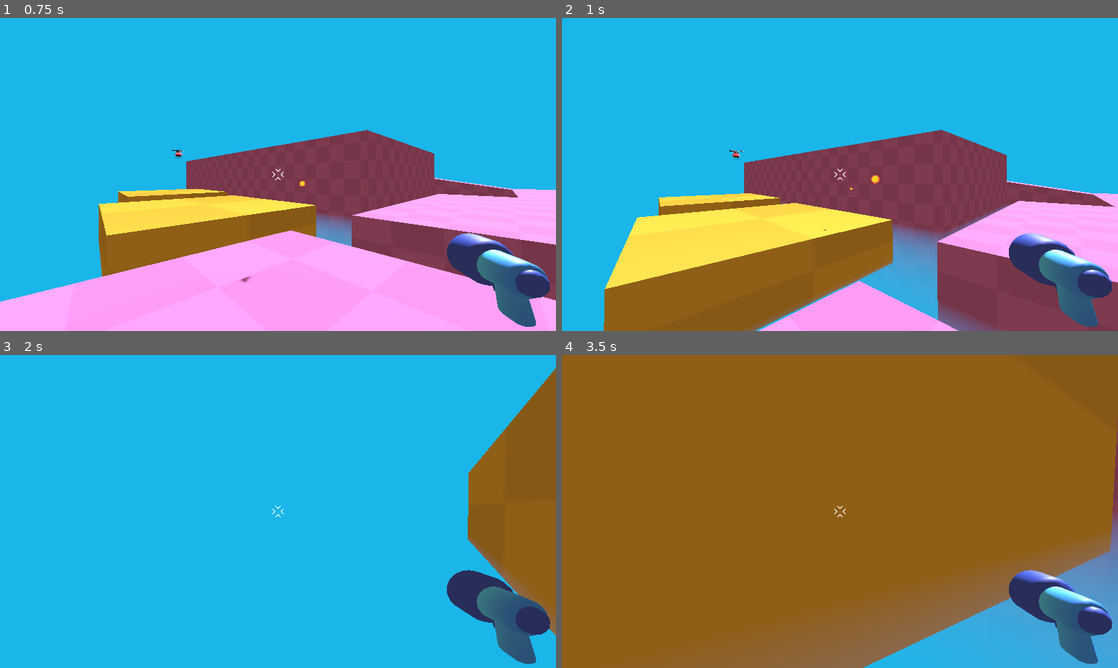
Above: before the commit, frames 1-4 (two rows, left to right).
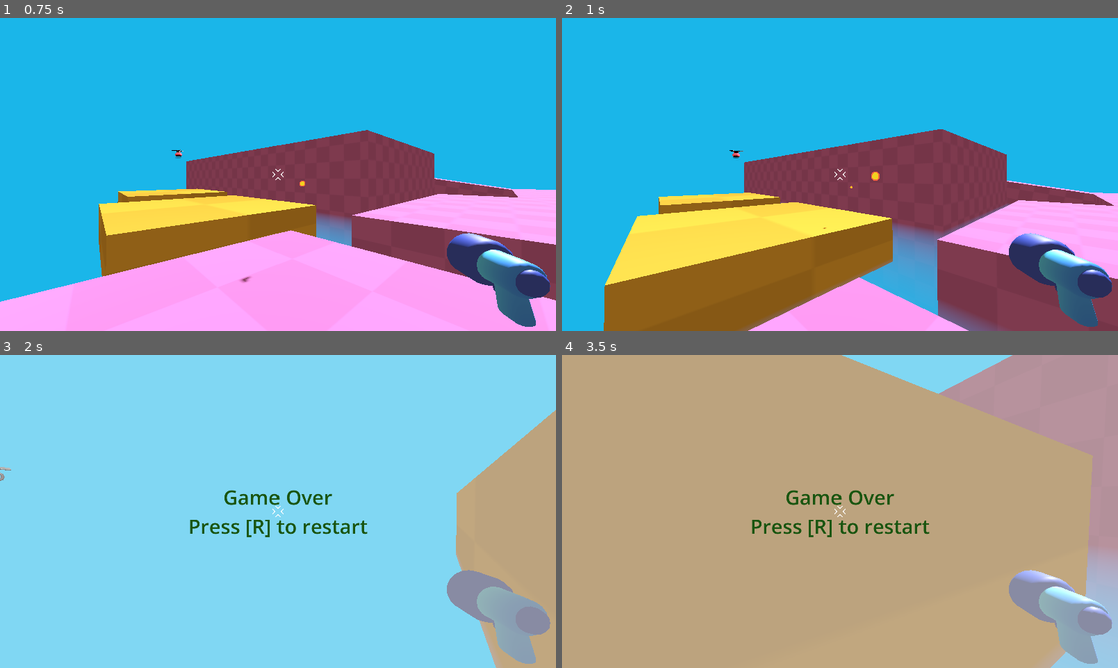
Above: after the commit, the same moments.

Repository: YvanDesPatates/Jelly_Belly_3D
Game: Godot game, scene res://level/game.tscn
Same seed, same stepped clock (60 frames per second), same inputs: the game is played once before the commit and once after it.
Inputs (mouse positions are in pixels of both pictures, inside the frame that each line leads up to):
- Up to frame 1 (0.75 s): move the mouse to (305, 174) at 0.52 s; press the mouse at (305, 174) at 0.53 s; hold W (move_forward) from 0.53 s (still down)
- Up to frame 2 (1 s): keep holding W (move_forward); tap Space (jump) at 0.77 s
- Up to frame 3 (2 s): keep holding W (move_forward); move the mouse to (250, 511) at 1.27 s; release the mouse at (250, 511) at 1.28 s; click (250, 511) at 1.35 s; tap Space (jump) at 1.52 s
- Up to frame 4 (3.5 s): keep holding W (move_forward); tap R (restart) at 2 s; move the mouse to (851, 505) at 2.02 s; press the mouse at (851, 505) at 2.03 s; move the mouse to (834, 517) at 2.77 s; release the mouse at (834, 517) at 2.78 s; click (834, 517) at 2.85 s; tap Space (jump) at 3.02 s

Frame 1 is identical in both runs. In frame 2, 1.7% of the frame differs, in the area x 7-100%, y 35-100%; in frame 3, 100%, in the area x 0-100%, y 0-100%; in frame 4, 100%.

Commit message:
enemies kick player back

Diff:
--- a/level/game.tscn
+++ b/level/game.tscn
@@ -305,6 +305,8 @@
 horizontal_alignment = 1
 
 [node name="EndZonePlayerKillerArea3D" type="Area3D" parent="." unique_id=2001198029]
+collision_layer = 0
+collision_mask = 2
 script = ExtResource("7_8jqrf")
 
 [node name="CollisionShape3D" type="CollisionShape3D" parent="EndZonePlayerKillerArea3D" unique_id=218309328]
--- a/mob/ennemy.tscn
+++ b/mob/ennemy.tscn
@@ -99,6 +99,8 @@
 }
 
 [node name="Ennemy" type="RigidBody3D" unique_id=730489655]
+collision_layer = 3
+collision_mask = 3
 gravity_scale = 0.0
 script = ExtResource("1_12j10")
 
--- a/player/player.gd
+++ b/player/player.gd
@@ -6,6 +6,9 @@
 var y_sensitivity = 0.2
 var max_y_rotation = 60
 var min_y_rotation = -60
+
+var impulse_ennemy_touch: Vector3 = Vector3.ZERO
+var player_can_move = true
 
 func _ready() -> void:
 	Input.set_mouse_mode(Input.MOUSE_MODE_CAPTURED)
@@ -20,6 +23,23 @@
 		Input.set_mouse_mode(Input.MOUSE_MODE_VISIBLE)
 
 func _physics_process(delta: float) -> void:
+	if impulse_ennemy_touch != Vector3.ZERO :
+		player_can_move = false
+		velocity = impulse_ennemy_touch
+		impulse_ennemy_touch *= Vector3.ZERO
+	elif is_on_floor():
+		player_can_move = true
+
+	if player_can_move:
+		compute_player_movement(delta)
+
+	velocity.y -= 20 * delta
+	move_and_slide()
+
+	if Input.is_action_pressed("shoot"):
+		shoot_bullet()
+
+func compute_player_movement(delta):
 	var input_direction_2d = Input.get_vector("move_left", "move_right", "move_forward", "move_back")
 	var input_direction_3d = Vector3(input_direction_2d.x, 0.0 , input_direction_2d.y)
 	var direction = transform.basis * input_direction_3d
@@ -27,16 +47,11 @@
 	velocity.x = direction.x * SPEED
 	velocity.z = direction.z * SPEED
 
-	velocity.y -= 20 * delta
 	if Input.is_action_just_pressed("jump") and is_on_floor():
 		velocity.y = JUMP_FORCE
 	elif Input.is_action_just_released("jump") and velocity.y > 0:
 		velocity.y = 0.5
 
-	move_and_slide()
-
-	if Input.is_action_pressed("shoot"):
-		shoot_bullet()
 
 func shoot_bullet():
 	if ! %GunCooldwonTimer.is_stopped():
@@ -48,3 +63,7 @@
 	%BulletMarker3D.add_child(bullet)
 
 	bullet.global_transform = %BulletMarker3D.global_transform
+
+
+func _on_hitbox_body_entered(body: Node3D) -> void:
+	impulse_ennemy_touch = transform.basis * Vector3(0, 15, 12)
--- a/player/player.tscn
+++ b/player/player.tscn
@@ -5,6 +5,9 @@
 [ext_resource type="Texture2D" uid="uid://cd0e3drkv20yh" path="res://player/reticle.png" id="3_g1dw6"]
 
 [sub_resource type="CapsuleShape3D" id="CapsuleShape3D_kqu6x"]
+
+[sub_resource type="CapsuleShape3D" id="CapsuleShape3D_g1dw6"]
+radius = 0.5439453
 
 [node name="Player" type="CharacterBody3D" unique_id=1218226840]
 script = ExtResource("1_rkbax")
@@ -45,3 +48,13 @@
 unique_name_in_owner = true
 wait_time = 0.3
 one_shot = true
+
+[node name="HitboxArea3D" type="Area3D" parent="." unique_id=1388610601]
+collision_layer = 2
+collision_mask = 2
+
+[node name="CollisionShape3D" type="CollisionShape3D" parent="HitboxArea3D" unique_id=42326812]
+transform = Transform3D(1, 0, 0, 0, 1, 0, 0, 0, 1, 0, 1.0079347, 0)
+shape = SubResource("CapsuleShape3D_g1dw6")
+
+[connection signal="body_entered" from="HitboxArea3D" to="." method="_on_hitbox_body_entered"]
